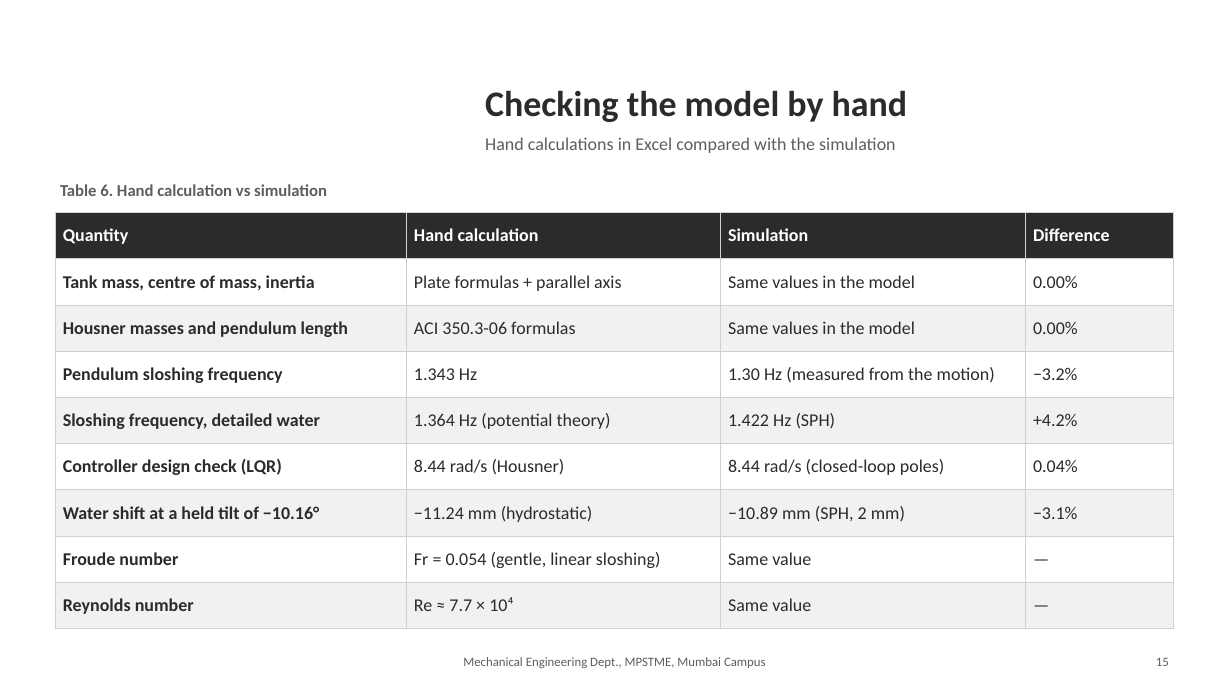
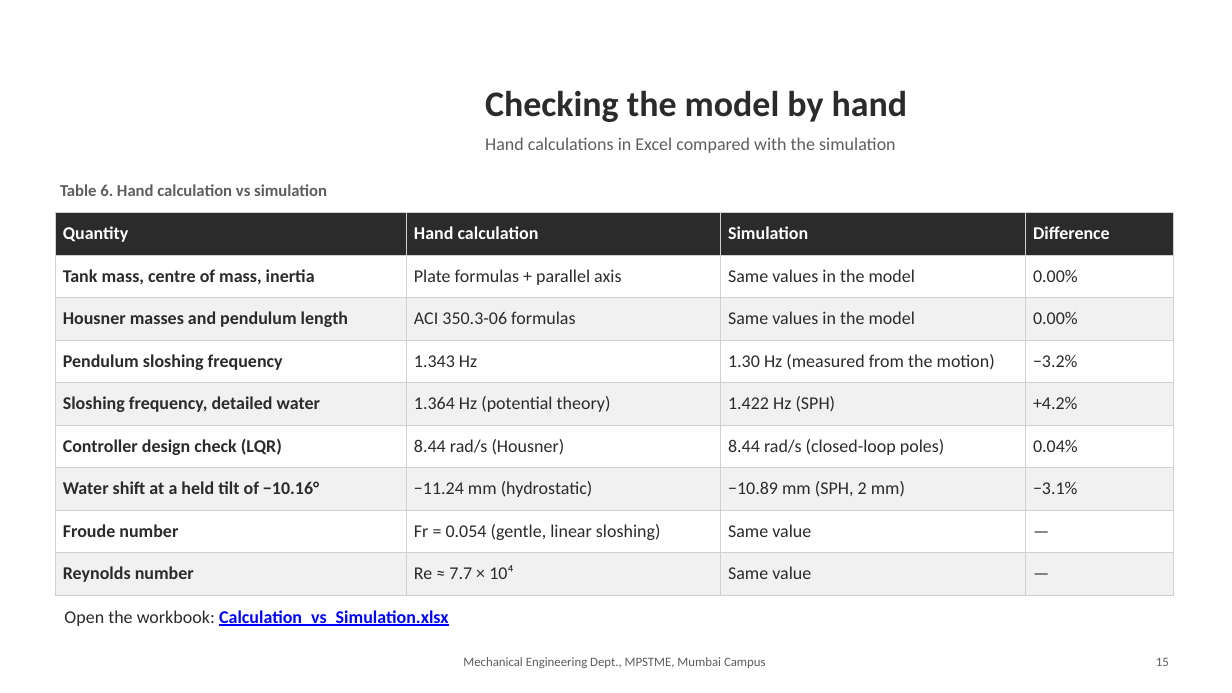
Before and after one commit to RacerRed505/LiquidSloshingRL-Capstone, a slide deck: slide 15 of docs/presentation/Liquid_Sloshing_Final_Presentation.pptx. Drawn at 1232x693 pixels with LibreOffice and Linux fonts; fonts in the diff are those of the drawing; background and template pictures are left out. Boxes give left, top, right and bottom in pixels: in the first picture for what was removed or moved away, otherwise in the second. Text is boxed around its words. In the diff, an @@ line names an element or a change of style, - is before the commit and + after.

Commit message:
Link the hand-calculation workbook from the presentation

```diff
--- a/docs/presentation/Liquid_Sloshing_Final_Presentation.pptx
+++ b/docs/presentation/Liquid_Sloshing_Final_Presentation.pptx
@@ table: place and size @@
-table at <box>55,213,1174,628</box>
+table at <box>55,213,1174,595</box>
@@ text added at <box>64,610,448,626</box>, 14 pt, text #0000FF, bold, underline @@
+Open the workbook: Calculation_vs_Simulation.xlsx
```
Also in this commit, not shown: 1 other file.
